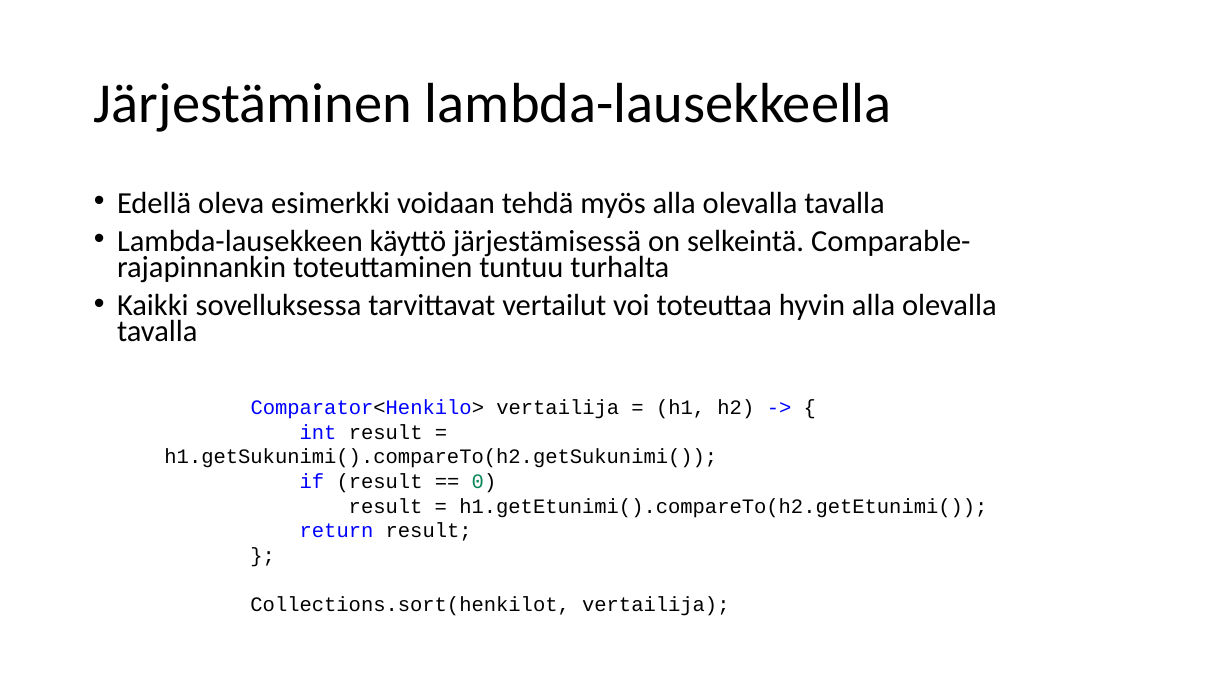
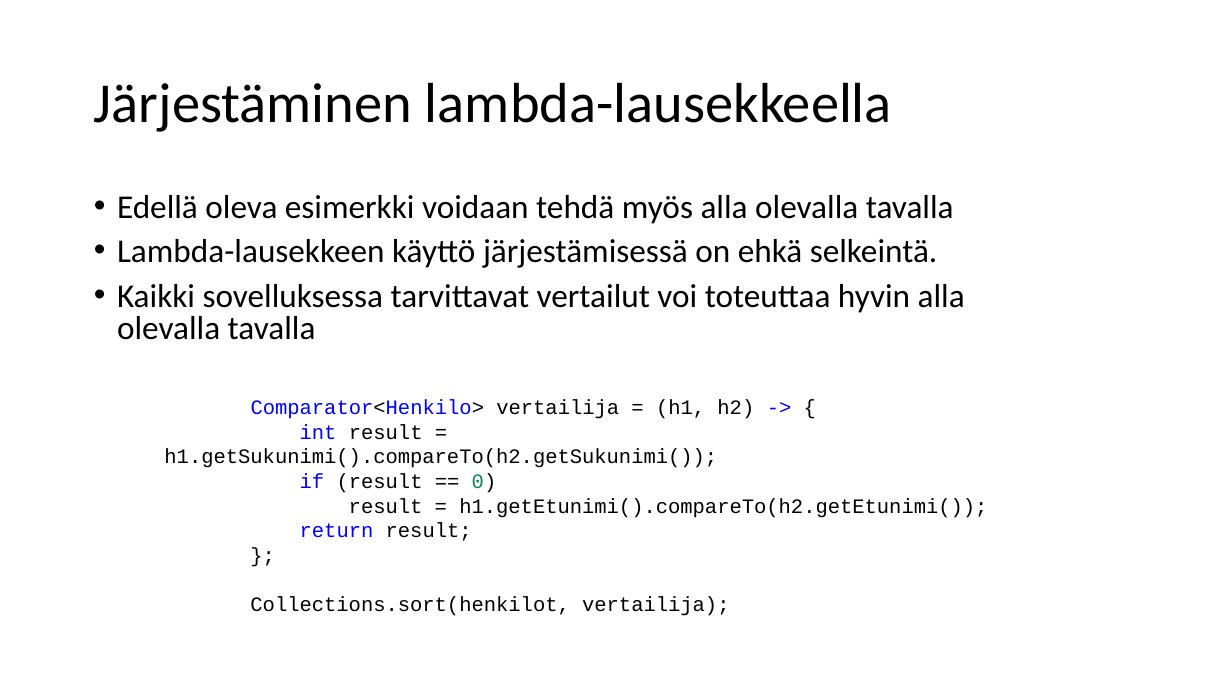
Before and after one commit to lpemake/TrakTite24, a slide deck: slide 101 of Tietorakenteet ja algoritmit 2025.pptx. Drawn at 1232x693 pixels with LibreOffice and Linux fonts; fonts in the diff are those of the drawing. Boxes give left, top, right and bottom in pixels: in the first picture for what was removed or moved away, otherwise in the second. Text is boxed around its words. In the diff, an @@ line names an element or a change of style, - is before the commit and + after.

```diff
--- a/Tietorakenteet ja algoritmit 2025.pptx
+++ b/Tietorakenteet ja algoritmit 2025.pptx
@@ text at (x1=117, y1=195, x2=965, y2=340): size 23.8 to 25.9 pt in "Edellä oleva esimerkki voidaan tehdä myös alla ...", "Kaikki sovelluksessa tarvittavat vertailut voi toteuttaa hyv ..."; line spacing 0.7 to 0.8 @@
@@ text at (x1=117, y1=239, x2=938, y2=268): text changed; size 23.8 to 25.9 pt @@
-• Lambda-lausekkeen käyttö järjestämisessä on selkeintä. Comparable-rajapinnankin toteuttaminen tuntuu turhalta
+• Lambda-lausekkeen käyttö järjestämisessä on ehkä selkeintä.
```
Also in this commit, not shown: 2 other slides changed, 6 other files.
